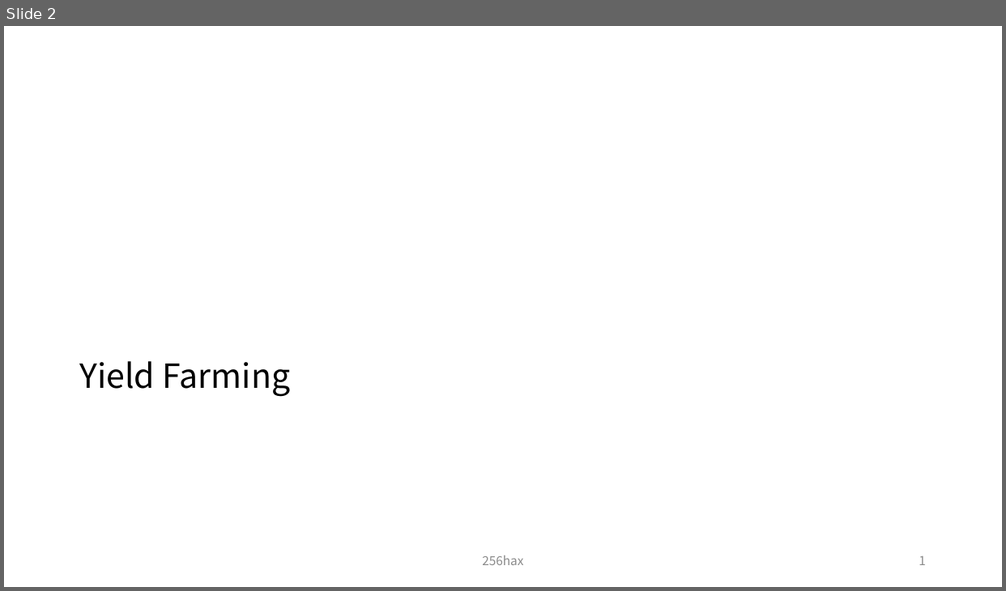
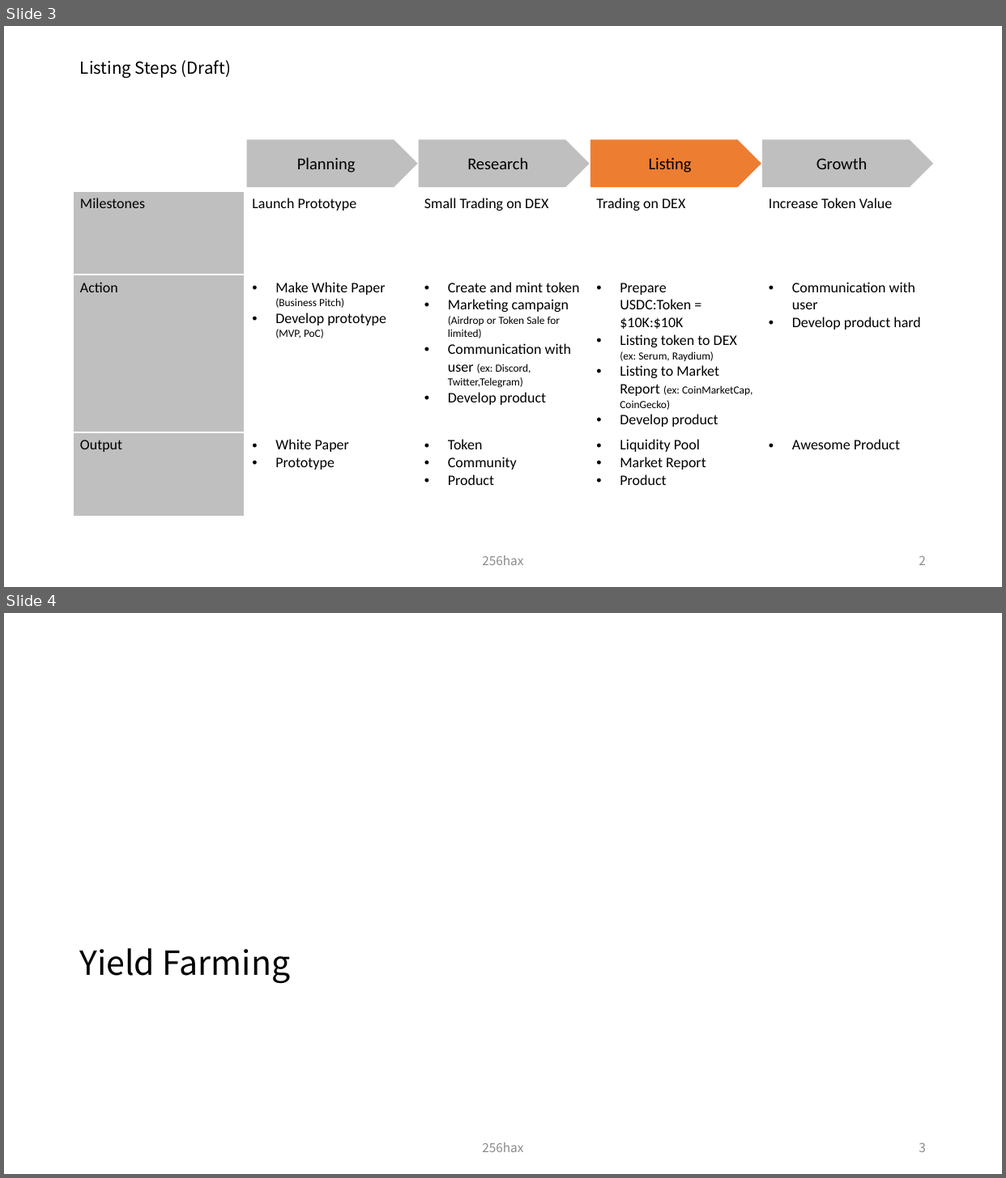
Before and after one commit to SmartGru25/Solana-React-Minimal, a slide deck: docs/Solana_Blockchain_Outline_Figure.pptx. Shown one above the other, each under a label of ours: slide 2 before the commit, slides 3 and 4 after it. The pictures are 1006x591 and 1006x1178 pixels, drawn with LibreOffice and Linux fonts; fonts in the diff are those of the drawing. Boxes give left, top, right and bottom in pixels: in the first picture for what was removed or moved away, otherwise in the second. Text is boxed around its words. In the diff, an @@ line names an element or a change of style, - is before the commit and + after.

Commit message:
docs: add Listing Steps

```diff
--- a/docs/Solana_Blockchain_Outline_Figure.pptx
+++ b/docs/Solana_Blockchain_Outline_Figure.pptx
@@ slide 3 added at [4, 26, 1002, 587], background #FFFFFF @@
@@ title added at [80, 60, 231, 78], 16 pt, text #000000 @@
+Listing Steps (Draft)
@@ group added at [246, 139, 933, 188]: 4 pentagon arrows @@
+Planning
+Research
+Listing
+Growth
@@ table added at [73, 191, 934, 515], 3 rows, 5 columns @@
+Milestones | Launch Prototype | Small Trading on DEX | Trading on DEX | Increase Token Value
+Action | Make White Paper (Business Pitch) / Develop prototype (MVP, PoC) | Create and mint token / Marketing campaign (Airdrop or Token Sale for limited) / Communication with user (ex: Discord, Twitter,Telegram) / Develop product | Prepare USDC:Token = $10K:$10K / Listing token to DEX (ex: Serum, Raydium) / Listing to Market Report (ex: CoinMarketCap, CoinGecko) / Develop product | Communication with user / Develop product hard
+Output | White Paper / Prototype | Token / Community / Product | Liquidity Pool / Market Report / Product | Awesome Product
@@ text added at [482, 556, 523, 565], 12 pt, text #8C8C8C @@
+256hax
@@ page number added at [918, 556, 926, 565], 12 pt, text #8C8C8C @@
+2
@@ what was slide 2 is now slide 4 @@
@@ page number at [918, 1143, 926, 1152]: text changed @@
-1
+3
```
Also in this commit, not shown: 4 slides changed, 1 other slide added.
